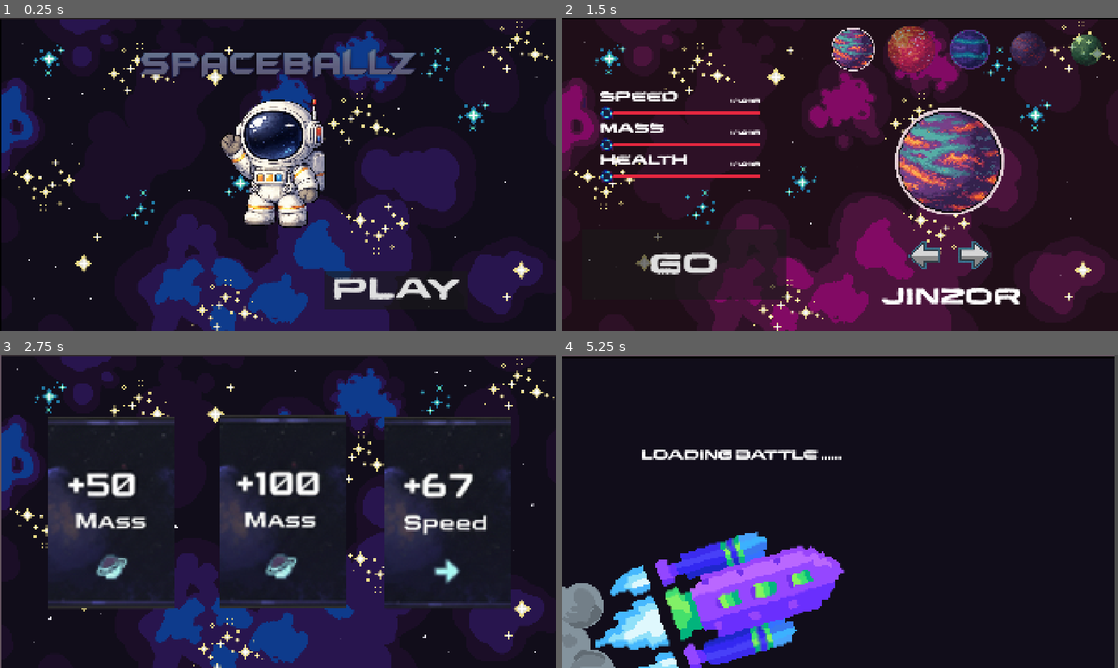
Above: before the commit, frames 1-4 (two rows, left to right).
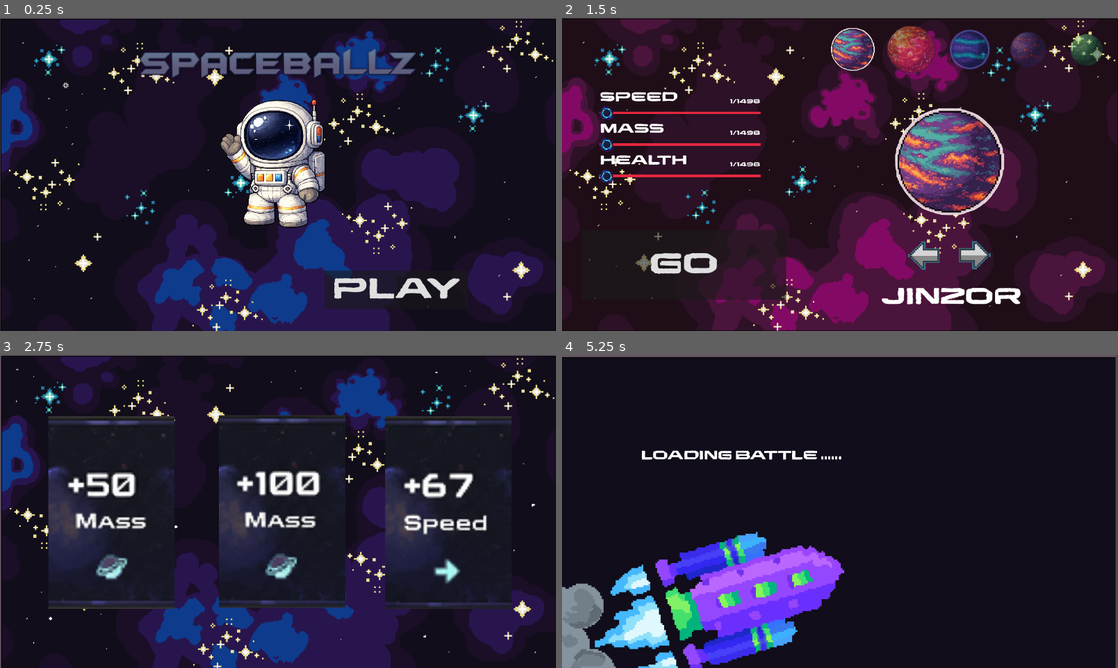
Above: after the commit, the same moments.

Repository: apomyl/ball-game
Game: Godot game, scene res://ui/main menu.tscn
The game is run twice, just before and just after one commit, with the same random seed, the same clock (stepped at 60 frames per second) and the same inputs.
Inputs (mouse positions are in pixels of both pictures, inside the frame that each line leads up to):
- Up to frame 1 (0.25 s): no input
- Up to frame 2 (1.5 s): click "play" at 0.5 s; click "SKIP" at 1.25 s
- Up to frame 3 (2.75 s): click "go" at 2 s
- Up to frame 4 (5.25 s): click (673, 511) at 2.75 s; click "battle" at 3.5 s

The runs differ from the first frame. In frame 1, 5.4% of the frame differs, in the area x 0-100%, y 0-100%; in frame 2, 6.5%; in frame 3, 4.6%; in frame 4, 2.5%.

Commit message:
fixed fullscreen

Diff:
--- a/ball-game/player.tscn
+++ b/ball-game/player.tscn
@@ -10,8 +10,6 @@
 [node name="Player" unique_id=612661867 instance=ExtResource("1_4flbx")]
 script = ExtResource("2_i3pqv")
 planet_name = "Player"
-planet_speed = 1000.0
-max_health = 100.0
 rotation_speed = 2.5
 radius = 200.0
 damage_multiplier = 0.003
--- a/ball-game/project.godot
+++ b/ball-game/project.godot
@@ -29,7 +29,8 @@
 
 window/size/viewport_width=1920
 window/size/viewport_height=1080
-window/stretch/mode="canvas_items"
+window/size/mode=2
+window/stretch/mode="viewport"
 
 [editor]
 
--- a/ball-game/ui/powerups/power1.tscn
+++ b/ball-game/ui/powerups/power1.tscn
@@ -27,7 +27,7 @@
 frame_6/texture = ExtResource("7_8nsf1")
 frame_6/duration = 1.0
 
-[node name="Power1" type="TextureRect"]
+[node name="Power1" type="TextureRect" unique_id=1817783434]
 anchors_preset = 15
 anchor_right = 1.0
 anchor_bottom = 1.0
@@ -37,14 +37,15 @@
 stretch_mode = 6
 script = ExtResource("2_gak0k")
 
-[node name="Button" type="Button" parent="."]
+[node name="Button" type="Button" parent="." unique_id=166522603]
 layout_mode = 0
 offset_left = 167.0
 offset_top = 212.0
 offset_right = 603.0
 offset_bottom = 876.0
 
-[node name="RichTextLabel" type="TextureRect" parent="Button"]
+[node name="RichTextLabel" type="TextureRect" parent="Button" unique_id=544506586]
+texture_filter = 1
 layout_mode = 1
 anchors_preset = 15
 anchor_right = 1.0
@@ -56,14 +57,15 @@
 expand_mode = 4
 stretch_mode = 6
 
-[node name="Button2" type="Button" parent="."]
+[node name="Button2" type="Button" parent="." unique_id=2081552208]
 layout_mode = 0
 offset_left = 757.0
 offset_top = 208.0
 offset_right = 1193.0
 offset_bottom = 872.0
 
-[node name="RichTextLabel" type="TextureRect" parent="Button2"]
+[node name="RichTextLabel" type="TextureRect" parent="Button2" unique_id=1774808294]
+texture_filter = 1
 layout_mode = 1
 anchors_preset = 15
 anchor_right = 1.0
@@ -75,14 +77,15 @@
 expand_mode = 4
 stretch_mode = 6
 
-[node name="Button3" type="Button" parent="."]
+[node name="Button3" type="Button" parent="." unique_id=1109338919]
 layout_mode = 0
 offset_left = 1330.0
 offset_top = 212.0
 offset_right = 1766.0
 offset_bottom = 876.0
 
-[node name="RichTextLabel" type="TextureRect" parent="Button3"]
+[node name="RichTextLabel" type="TextureRect" parent="Button3" unique_id=2039539757]
+texture_filter = 1
 layout_mode = 1
 anchors_preset = 15
 anchor_right = 1.0
Not shown: 1 places in ball-game/main.tscn that only renumber resources
Not shown: 1 places in ball-game/player.tscn that only renumber resources
Not shown: 1 places in ball-game/ui/powerups/power1.tscn that only renumber resources
